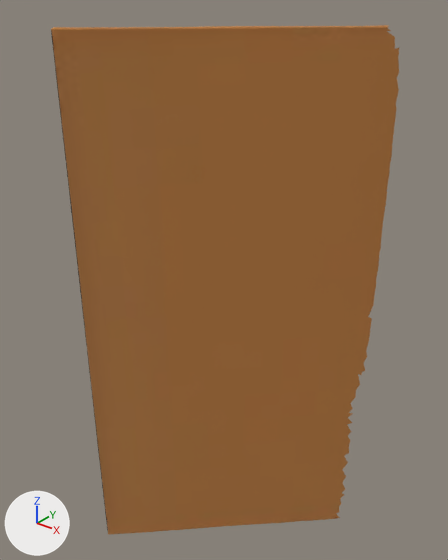
The OBJ model static/urdf/box_00/box_00_objs/2/2.obj as it was, and as the next commit left it.
The view is the same before and after, from a 50 mm camera at (-0.124, -0.518, 0.265) aimed at (-0.423, -0.145, 0.033). Arrows for +X, +Y and +Z are at lower left; the lights stay in place. The older version comes first. Where no turn or scale is listed for an object, it has been applied to the vertices.

The first picture shows '2'.
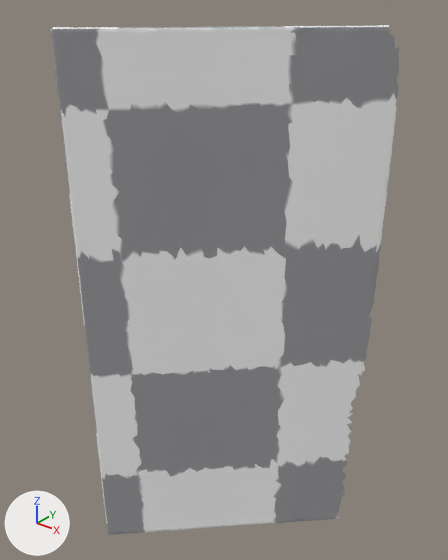
Where the change shows, as pixel boxes (x1, y1, x2, y2) in the pictures (448 x 560 px):
'2', surface changed (brown to grey): (51, 25, 399, 534) in both

The change, as a diff of the scene's bpy script:
```diff
--- a/static/urdf/box_00/box_00_objs/2/2.obj.py
+++ b/static/urdf/box_00/box_00_objs/2/2.obj.py
@@ img_dummy_png @@
+img_dummy_png = load_image('dummy.png', 'dummy.png', 1024, 1024, 'sRGB')
@@ mat_material_0 @@
 mat_material_0 = principled_material('material_0')
-mat_material_0.texture = img_material_0_png
-mat_material_0.roughness = 0.968
+mat_material_0.texture = img_dummy_png
+mat_material_0.roughness = 1.0
```
